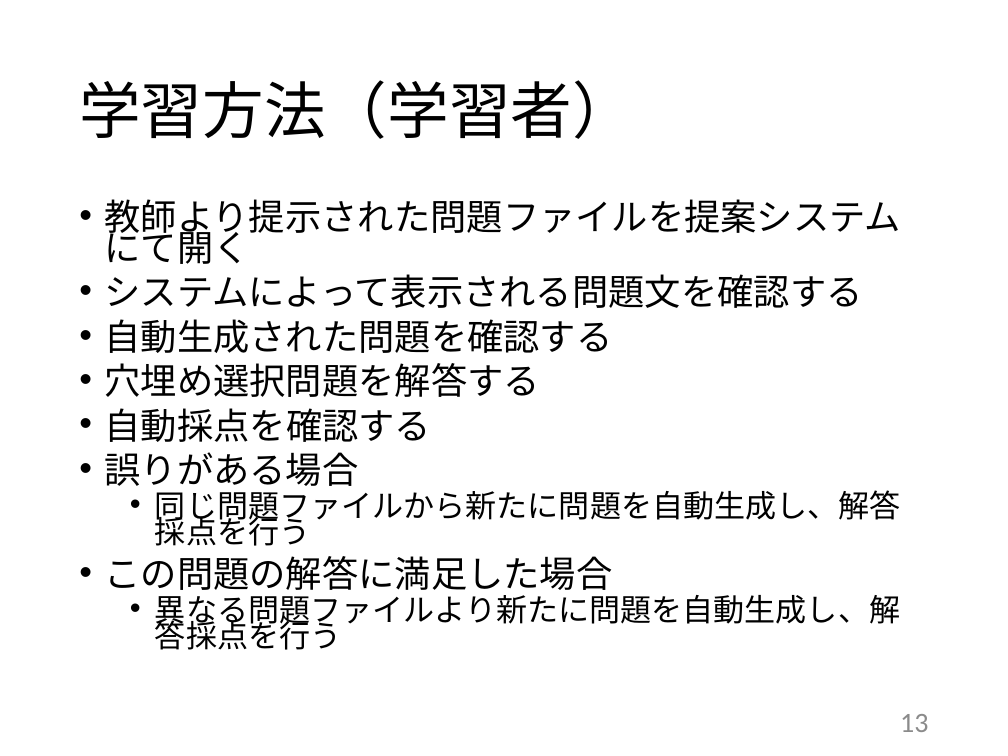
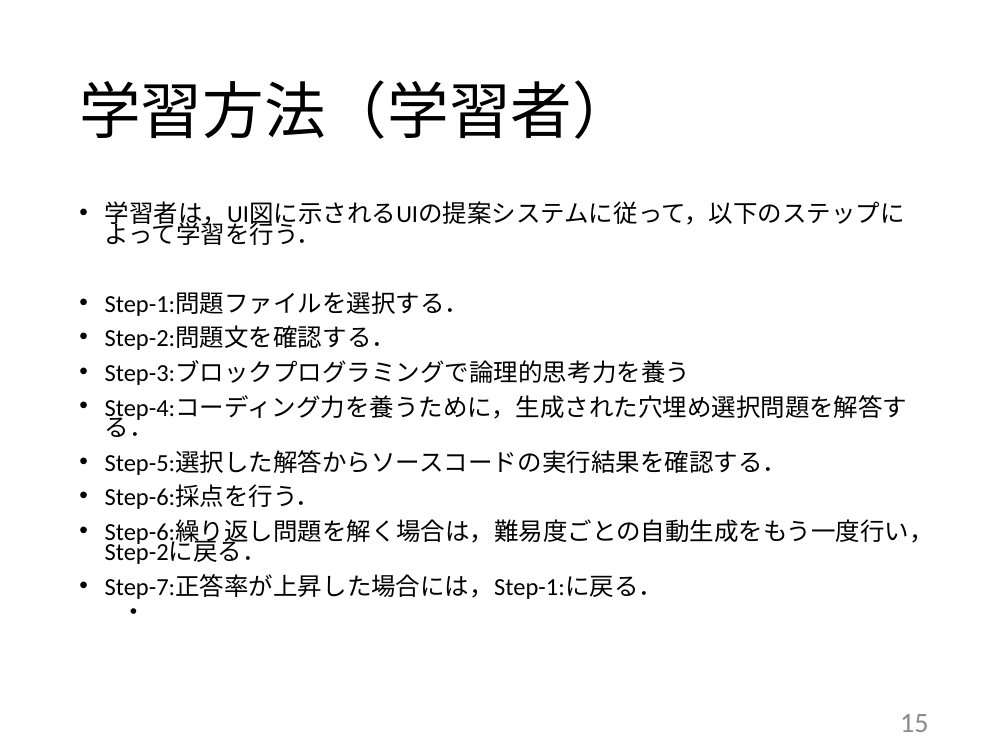
Before and after one commit to kait-takanolab/1821121-shimaoka-thesis, a slide deck: slide 15 of 1821121_shimaoka_thesis.pptx (slide 13 before the commit). Drawn at 1008x756 pixels with LibreOffice and Linux fonts; fonts in the diff are those of the drawing. Boxes give left, top, right and bottom in pixels: in the first picture for what was removed or moved away, otherwise in the second. Text is boxed around its words. In the diff, an @@ line names an element or a change of style, - is before the commit and + after.

Commit message:
０１１２

```diff
--- a/1821121_shimaoka_thesis.pptx
+++ b/1821121_shimaoka_thesis.pptx
@@ text at box(105, 201, 934, 599): text changed; size 25.9 to 17.5 pt @@
-• 教師より提示された問題ファイルを提案システムにて開く
-• システムによって表示される問題文を確認する
-• 自動生成された問題を確認する
-• 穴埋め選択問題を解答する
-• 自動採点を確認する
-• 誤りがある場合
-  • 同じ問題ファイルから新たに問題を自動生成し、解答採点を行う
-• この問題の解答に満足した場合
-  • 異なる問題ファイルより新たに問題を自動生成し、解答採点を行う
+• 学習者は，UI図に示されるUIの提案システムに従って，以下のステップによって学習を行う．
+• Step-1:問題ファイルを選択する．
+• Step-2:問題文を確認する．
+• Step-3:ブロックプログラミングで論理的思考力を養う
+• Step-4:コーディング力を養うために，生成された穴埋め選択問題を解答する．
+• Step-5:選択した解答からソースコードの実行結果を確認する．
+• Step-6:採点を行う．
+• Step-6:繰り返し問題を解く場合は，難易度ごとの自動生成をもう一度行い，Step-2に戻る．
+• Step-7:正答率が上昇した場合には，Step-1:に戻る．
@@ page number at box(900, 714, 928, 732): text changed @@
-13
+15
```
Also in this commit, not shown: 6 other slides changed, 2 slides added.
